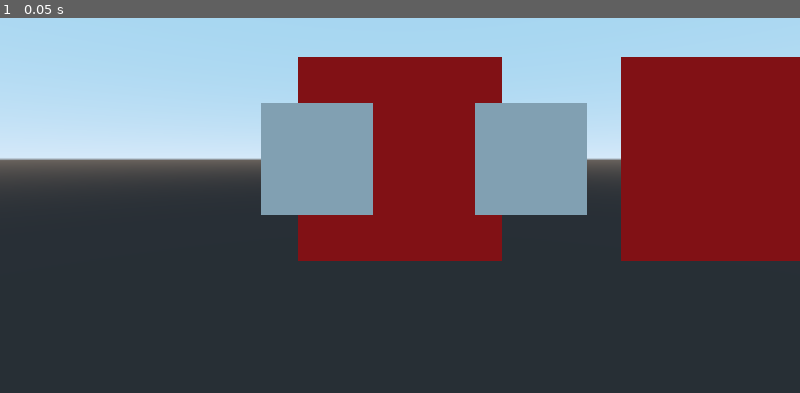
Above: before the commit, frame 1.
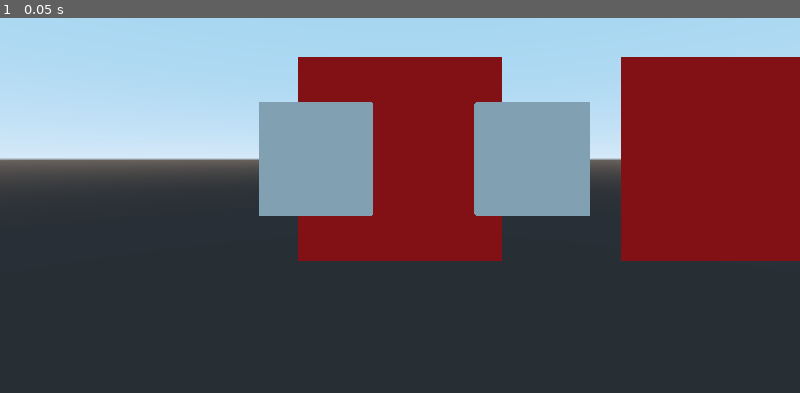
Above: after the commit, the same moment.

Repository: Hypesio/GGJ_2023
Game: Godot game, scene res://src/genealogie/GenealogieTree.tscn
The game is run twice, just before and just after one commit, with the same random seed, the same clock (stepped at 60 frames per second) and the same inputs. This scene is started directly instead of the project's main scene.
Inputs:
- Up to frame 1 (0.05 s): no input

The runs differ from the first frame. In frame 1, 0.4% of the frame differs, in the area x 32-74%, y 22-53%.

Commit message:
Add mesh outliner

Diff:
--- /dev/null
+++ b/src/genealogie/MeshOutliner.gd
@@ -0,0 +1,28 @@
+extends MeshInstance
+
+export var outline_color: Color = Color.aliceblue;
+export var border_width: float = 0.1
+var surface_shader: ShaderMaterial
+export var enable = false
+
+
+
+# Called when the node enters the scene tree for the first time.
+func _ready():
+	if enable :
+		surface_shader = self.get_active_material(0).next_pass
+		print(surface_shader.resource_name)
+		print(surface_shader)
+		surface_shader.set_shader_param("color", outline_color)
+		outline()
+
+
+func outline() :
+	surface_shader.set_shader_param("border_width", border_width)
+	print(surface_shader.get_shader_param("border_width"))
+
+func stop_outline() :
+	surface_shader.set_shader_param("border_width", 0)
+# Called every frame. 'delta' is the elapsed time since the previous frame.
+#func _process(delta):
+#	pass
--- a/src/genealogie/Picture.tscn
+++ b/src/genealogie/Picture.tscn
@@ -2,9 +2,11 @@
 
 [ext_resource path="res://src/genealogie/PictureBehaviour.gd" type="Script" id=1]
 
-[sub_resource type="QuadMesh" id=1]
+[sub_resource type="CubeMesh" id=5]
+size = Vector3( 1, 1, 0.1 )
 
-[sub_resource type="ShaderMaterial" id=2]
+[sub_resource type="SpatialMaterial" id=4]
+render_priority = 1
 
 [sub_resource type="BoxShape" id=3]
 
@@ -12,8 +14,8 @@
 script = ExtResource( 1 )
 
 [node name="PhotoTree" type="MeshInstance" parent="."]
-mesh = SubResource( 1 )
-material/0 = SubResource( 2 )
+mesh = SubResource( 5 )
+material/0 = SubResource( 4 )
 
 [node name="KinematicBody" type="KinematicBody" parent="PhotoTree"]
 
--- /dev/null
+++ b/src/shaders/outline.shader
@@ -0,0 +1,68 @@
+//Copyright 2021 redvillusion
+//
+//Permission is hereby granted, free of charge, to any person obtaining a copy of this software and associated documentation files
+//(the "Software"), to deal in the Software without restriction, including without limitation the rights to use, copy, modify,
+//merge, publish, distribute, sublicense, and/or sell copies of the Software, and to permit persons to whom the Software is furnished
+//to do so, subject to the following conditions:
+//
+//The above copyright notice and this permission notice shall be included in all copies or substantial portions of the Software.
+//
+//THE SOFTWARE IS PROVIDED "AS IS", WITHOUT WARRANTY OF ANY KIND, EXPRESS OR IMPLIED, INCLUDING BUT NOT LIMITED TO THE WARRANTIES
+//OF MERCHANTABILITY, FITNESS FOR A PARTICULAR PURPOSE AND NONINFRINGEMENT. IN NO EVENT SHALL THE AUTHORS OR COPYRIGHT HOLDERS BE
+//LIABLE FOR ANY CLAIM, DAMAGES OR OTHER LIABILITY, WHETHER IN AN ACTION OF CONTRACT, TORT OR OTHERWISE, ARISING FROM, OUT OF OR
+//IN CONNECTION WITH THE SOFTWARE OR THE USE OR OTHER DEALINGS IN THE SOFTWARE.
+
+shader_type spatial;
+
+render_mode unshaded, cull_front;
+
+
+uniform float border_width : hint_range(0,1,0.001);
+uniform vec4 color : hint_color = vec4(1.0);
+
+uniform bool pattern;
+uniform float line_number : hint_range(0,100,1);
+uniform float line_sharpness : hint_range(0,10,0.001);
+
+uniform bool pulse;
+uniform float pulse_speed : hint_range(0,100,1);
+
+uniform bool line_movement;
+uniform float line_movement_speed : hint_range(-100,100,1);
+
+uniform bool wave;
+
+void vertex() {
+	VERTEX += VERTEX * border_width;
+}
+
+void fragment() {
+	ALBEDO = color.xyz;
+	if (pattern)
+	{
+		vec2 uv = VERTEX.xy * line_number;
+		ALBEDO = sin(uv.xxx + uv.yyy) * line_sharpness * color.xyz;
+
+		if (pulse)
+		{
+			ALBEDO = sin(uv.xxx + uv.yyy) * line_sharpness * color.xyz * sin(TIME * pulse_speed);
+		}
+
+		if (line_movement)
+		{
+			ALBEDO = sin(uv.xxx + uv.yyy + TIME * line_movement_speed) * line_sharpness * color.xyz;
+		}
+
+		if (pulse && line_movement)
+		{
+			ALBEDO = sin(uv.xxx + uv.yyy + TIME * line_movement_speed) * line_sharpness * color.xyz * sin(TIME * pulse_speed);
+		}
+	}
+
+	if (wave)
+	{
+		vec2 uv = VERTEX.xy * line_number;
+		ALBEDO = sin(uv.xxx + TIME * line_movement_speed) * line_sharpness * color.xyz;
+	}
+
+}
